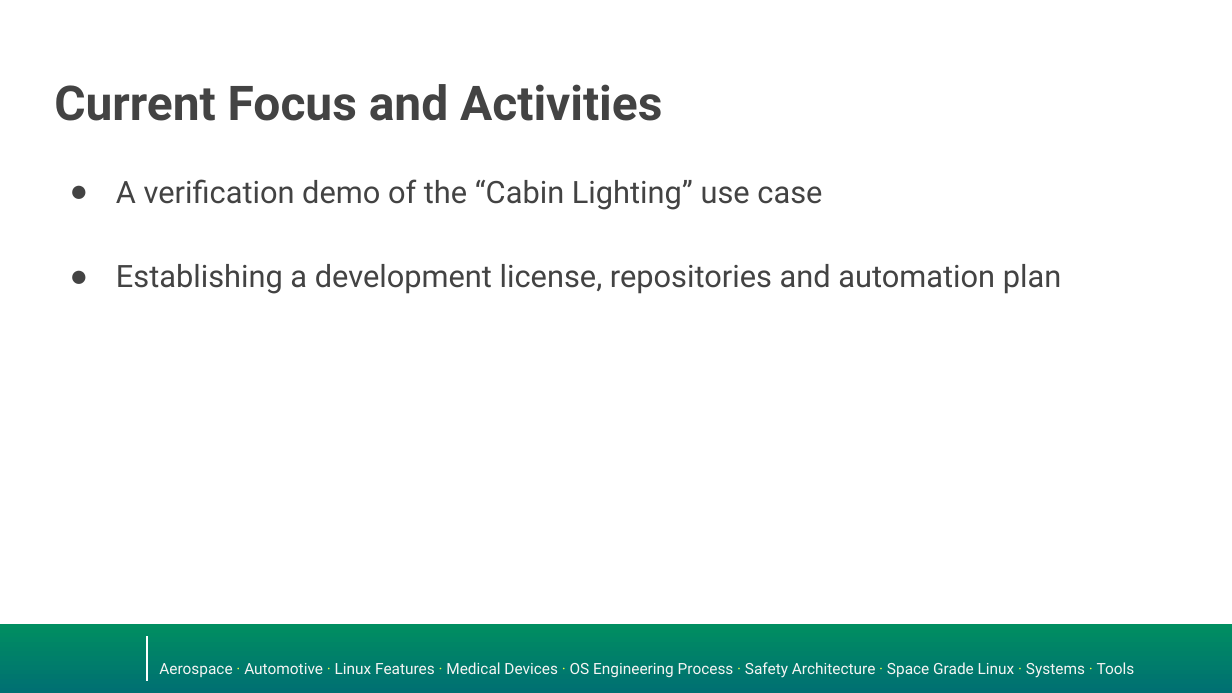
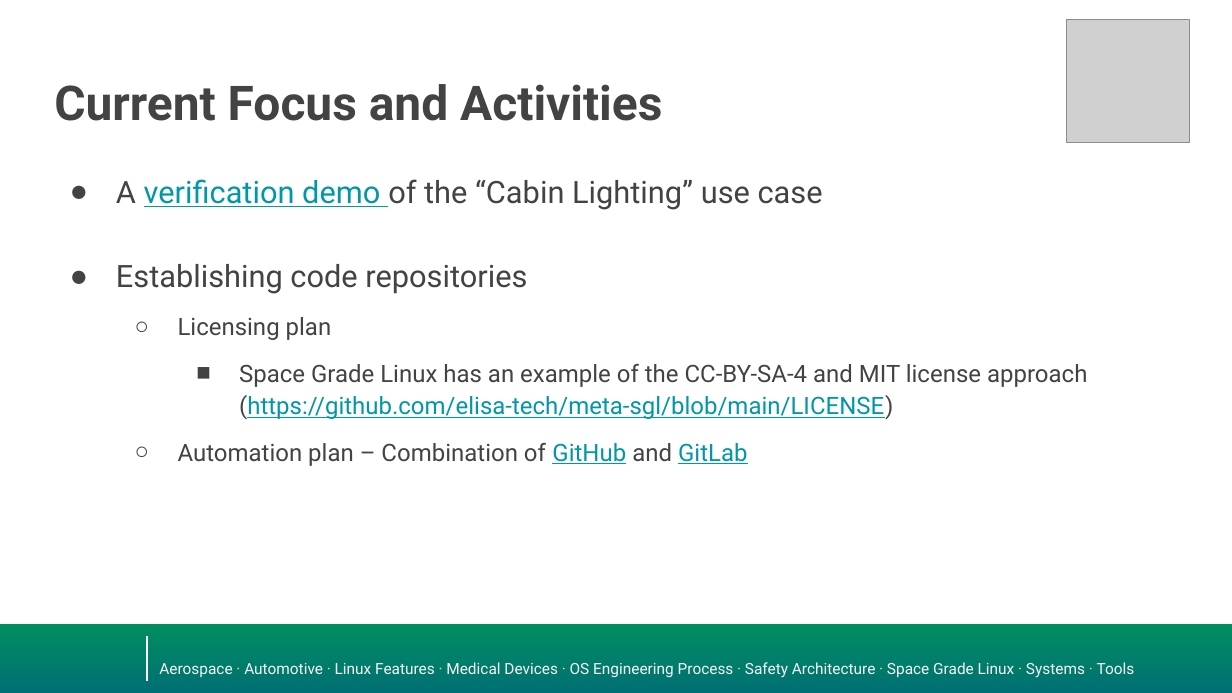
Before and after one commit to elisa-tech/wg-aerospace, a slide deck: slide 5 of presentations/ELISA-aerospace-wg-updates-2025.pptx. Drawn at 1232x693 pixels with LibreOffice and Linux fonts; fonts in the diff are those of the drawing; grey boxes stand for pictures; background and template pictures are left out. Boxes give left, top, right and bottom in pixels: in the first picture for what was removed or moved away, otherwise in the second. Text is boxed around its words. In the diff, an @@ line names an element or a change of style, - is before the commit and + after.

```diff
--- a/presentations/ELISA-aerospace-wg-updates-2025.pptx
+++ b/presentations/ELISA-aerospace-wg-updates-2025.pptx
@@ picture added at (1066, 20, 1189, 143) @@
@@ text at (116, 179, 823, 210): text colour #434343 to #0097A7, underline on in "verification demo" @@
@@ text at (116, 264, 1087, 466): text changed; size 18 to 14 pt @@
-● Establishing a development license, repositories and automation plan
+● Establishing code repositories
+  ○ Licensing plan
+    ■ Space Grade Linux has an example of the CC-BY-SA-4 and MIT license approach (https://github.com/elisa-tech/meta-sgl/blob/main/LICENSE)
+  ○ Automation plan – Combination of GitHub and GitLab
```
Also in this commit, not shown: 5 other slides changed.
